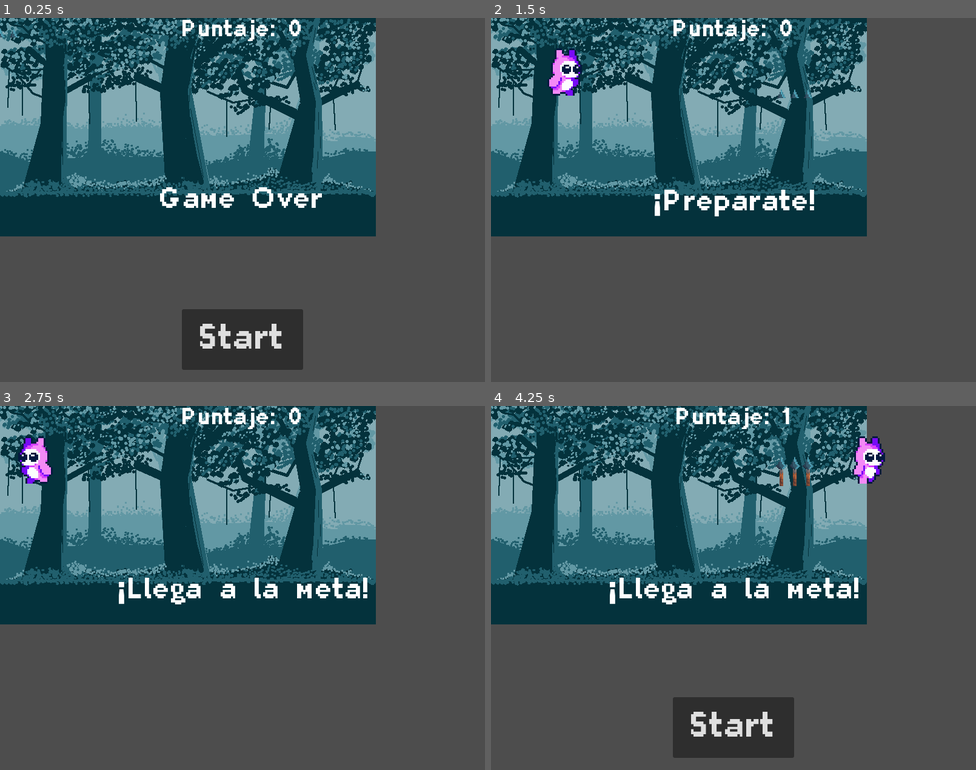
Above: before the commit, frames 1-4 (two rows, left to right).
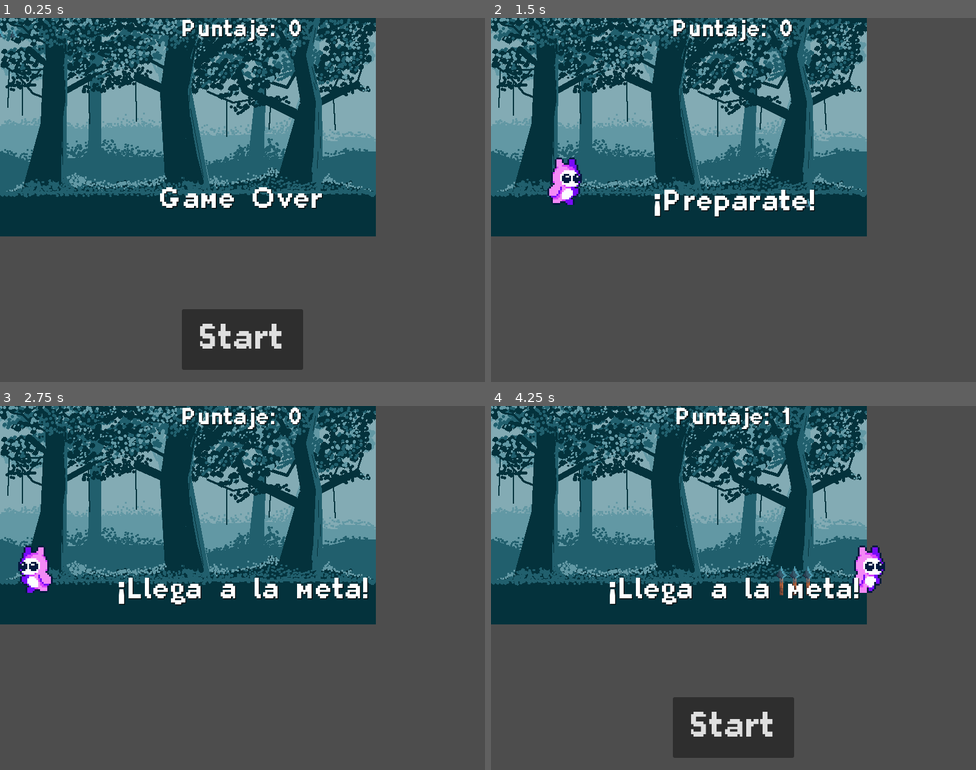
Above: after the commit, the same moments.

Repository: jjesus-dev/FV1-Racing
Game: Godot game, scene res://scenes/main.tscn
Same seed, same stepped clock (60 frames per second), same inputs: the game is played once before the commit and once after it.
Inputs:
- Up to frame 1 (0.25 s): no input
- Up to frame 2 (1.5 s): click "Start" at 0.5 s; hold Right (move_right) from 1.28 s (still down)
- Up to frame 3 (2.75 s): release Right (move_right) at 2.03 s; hold Left (move_left) from 2.03 s (still down)
- Up to frame 4 (4.25 s): release Left (move_left) at 2.78 s; hold Right (move_right) from 2.78 s (still down)

The runs differ from the first frame. In frame 1, 0.3% of the frame differs, in the area x 33-67%, y 0-53%; in frame 2, 1.8%; in frame 3, 1.8%; in frame 4, 2.0%, in the area x 24-82%, y 0-55%.

Commit message:
feat: corrige los textos y realinea al jugador

Diff:
--- a/scenes/hud.tscn
+++ b/scenes/hud.tscn
@@ -14,6 +14,7 @@
 offset_right = 20.0
 offset_bottom = 40.0
 grow_horizontal = 2
+theme_override_colors/font_shadow_color = Color(0, 0, 0, 1)
 theme_override_fonts/font = ExtResource("1_ahhtf")
 theme_override_font_sizes/font_size = 40
 text = "Puntaje: 0"
@@ -31,6 +32,7 @@
 offset_bottom = 114.5
 grow_horizontal = 2
 grow_vertical = 2
+theme_override_colors/font_shadow_color = Color(0, 0, 0, 1)
 theme_override_fonts/font = ExtResource("1_ahhtf")
 theme_override_font_sizes/font_size = 50
 text = "¡Llega a la meta!"
--- a/scenes/main.tscn
+++ b/scenes/main.tscn
@@ -39,12 +39,12 @@
 one_shot = true
 
 [node name="StartPosition" type="Marker2D" parent="."]
-position = Vector2(40, 80)
+position = Vector2(40, 260)
 
 [node name="Mob" parent="." instance=ExtResource("2_sugp2")]
 
 [node name="TrampPosition" type="Marker2D" parent="."]
-position = Vector2(500, 100)
+position = Vector2(500, 280)
 
 [node name="HUD" parent="." instance=ExtResource("4_jyhfs")]
 
